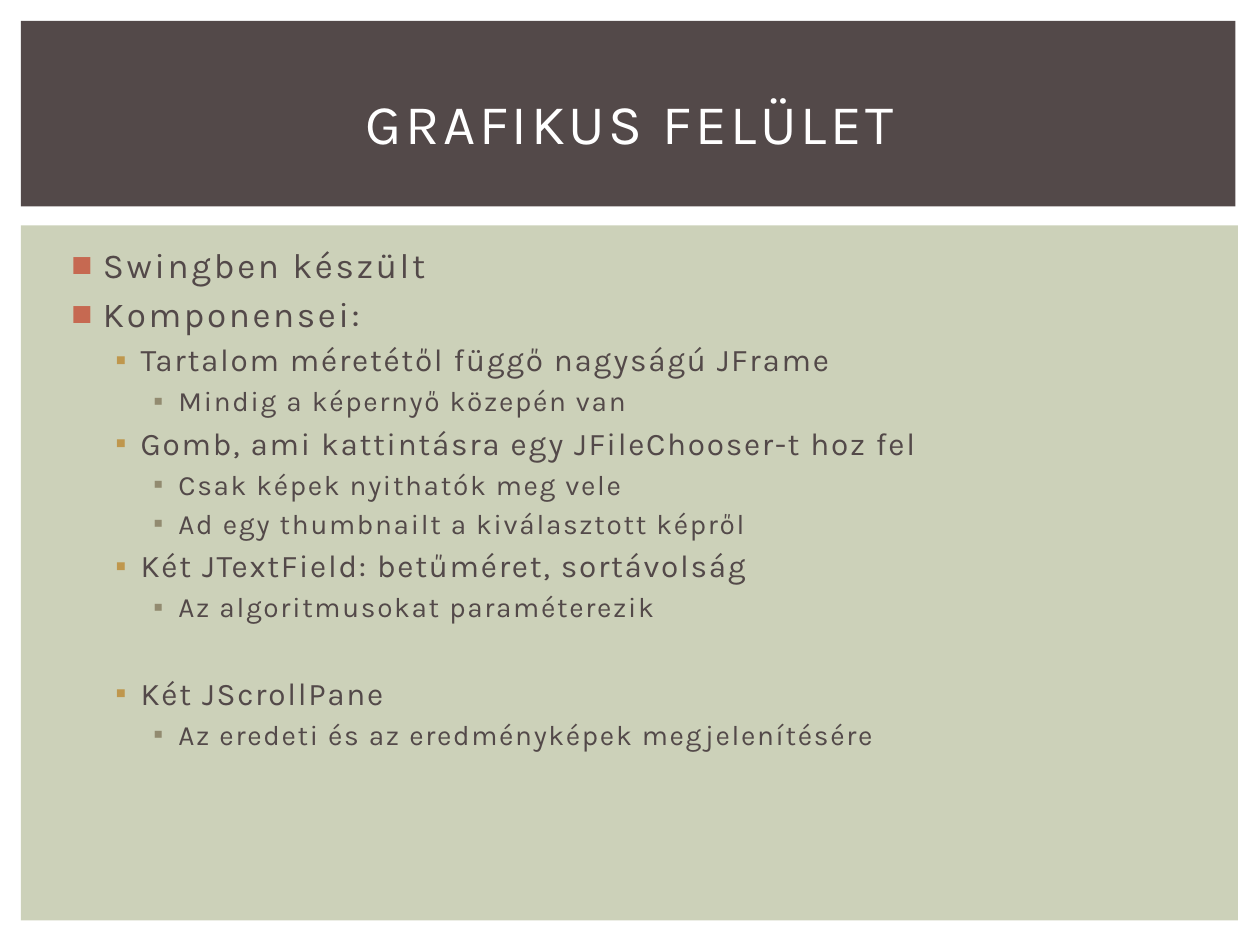
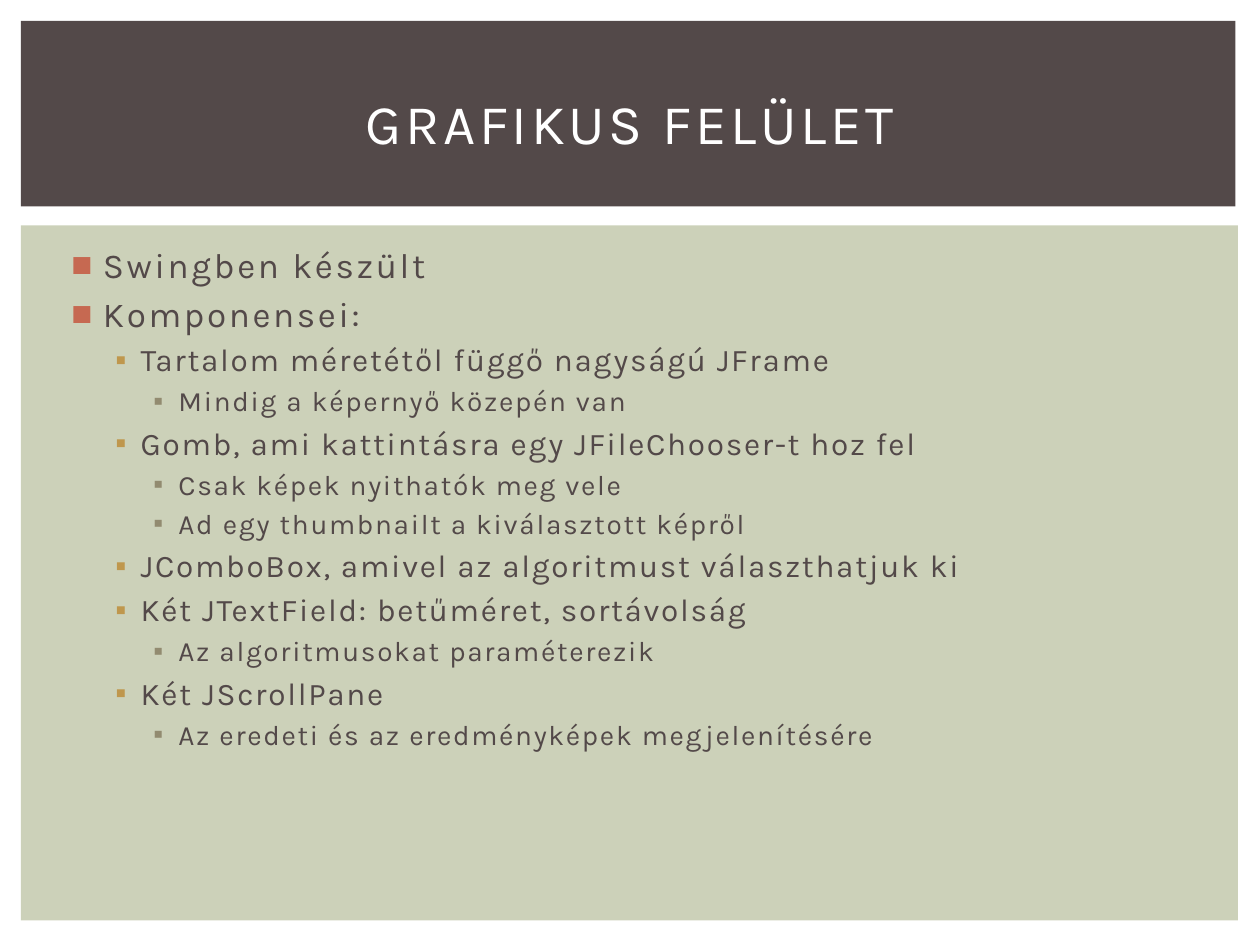
Before and after one commit to Btib/ImProcPoject, a slide deck: slide 5 of ImProc/Img/1_Prezentáció.pptx (slide 4 before the commit). Drawn at 1260x945 pixels with LibreOffice and Linux fonts; fonts in the diff are those of the drawing. Boxes give left, top, right and bottom in pixels: in the first picture for what was removed or moved away, otherwise in the second. Text is boxed around its words. In the diff, an @@ line names an element or a change of style, - is before the commit and + after.

```diff
--- a/ImProc/Img/1_Prezentáció.pptx
+++ b/ImProc/Img/1_Prezentáció.pptx
@@ text at bbox=[141, 553, 959, 585]: paragraph added @@
+  ▪ JComboBox, amivel az algoritmust választhatjuk ki
```
Also in this commit, not shown: 1 other slide changed, 1 slide added.
